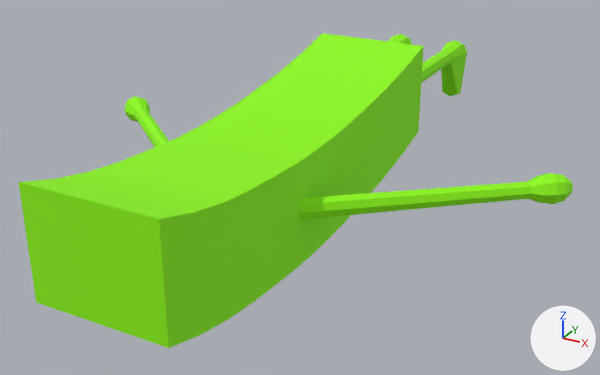
Before and after pictures for a commit that changed the COLLADA model SpicyHero/Game.scnassets/potato/running.dae.
The view is the same before and after, from a 50 mm lens placed at (7.03, -18.78, 5.56), pointed at (-0.03, -5.95, -0.86). Arrows for +X, +Y and +Z are at lower right; the lights stay in place.
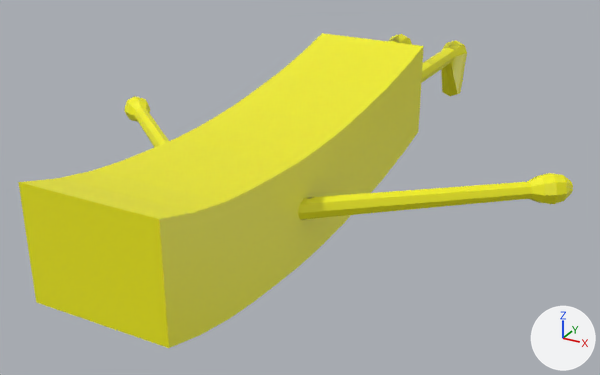
What the commit changed:
Picture 'TextureFrenchFrye.png' (img_texturefrenchfrye_png) is new.
Material 'Material' (mat_material_1) is new.
Its texture is img_texturefrenchfrye_png.
Its roughness is 0.44.
me_plane has 1206 vertices, 2408 faces and spans x -4.84..4.84, y -6.31..6.08, z -1.18..1.37.
me_plane no longer uses material mat_material (green #8efa00).
me_plane now uses material mat_material_1 (picture img_texturefrenchfrye_png).

Boxes [x1, y1, x2, y2] around the edits, measured in the pictures (600 x 375 px):
'Plane', recoloured (green to yellow): [19, 33, 573, 348] in both
